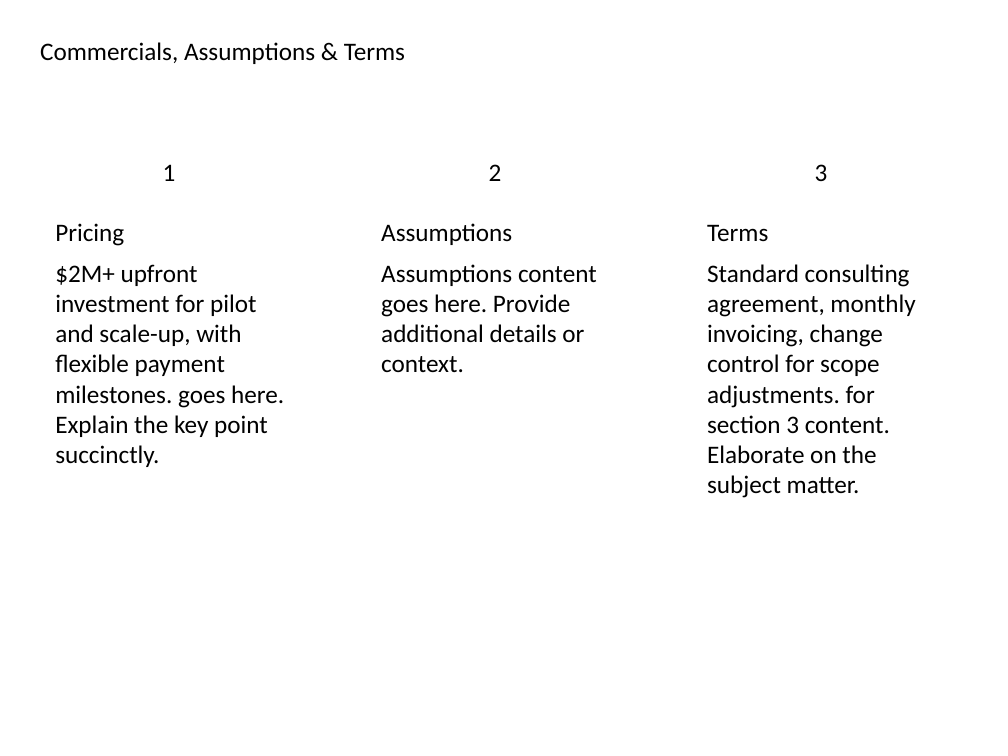
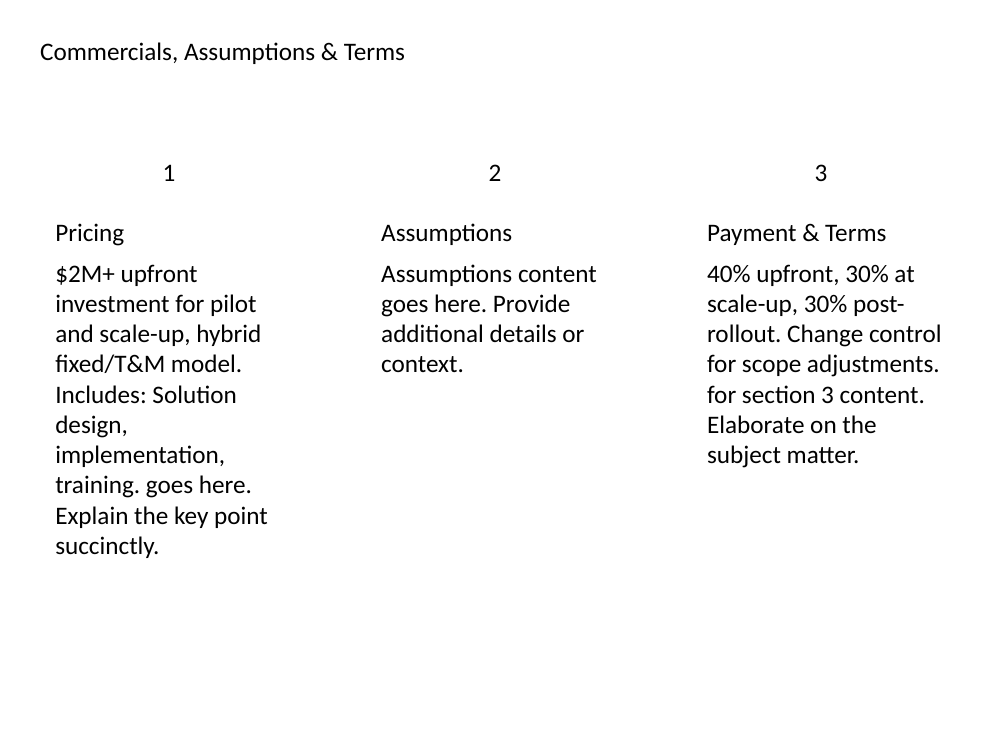
Before and after one commit to vedant1811/kenley-create-decks, a slide deck: slide 9 of src/lib/output/GeneratedPresentation.pptx. Drawn at 1008x756 pixels with LibreOffice and Linux fonts; fonts in the diff are those of the drawing. Boxes give left, top, right and bottom in pixels: in the first picture for what was removed or moved away, otherwise in the second. Text is boxed around its words. In the diff, an @@ line names an element or a change of style, - is before the commit and + after.

```diff
--- a/src/lib/output/GeneratedPresentation.pptx
+++ b/src/lib/output/GeneratedPresentation.pptx
@@ text at box(707, 224, 886, 245): text changed @@
-Terms
+Payment & Terms
@@ text at box(55, 264, 268, 558): text changed @@
-$2M+ upfront investment for pilot and scale-up, with flexible payment milestones. goes here. Explain the key point succinctly.
+$2M+ upfront investment for pilot and scale-up, hybrid fixed/T&M model. Includes: Solution design, implementation, training. goes here. Explain the key point succinctly.
@@ text at box(707, 264, 942, 468): text changed @@
-Standard consulting agreement, monthly invoicing, change control for scope adjustments. for section 3 content. Elaborate on the subject matter.
+40% upfront, 30% at scale-up, 30% post-rollout. Change control for scope adjustments. for section 3 content. Elaborate on the subject matter.
```
Also in this commit, not shown: 6 other slides changed, 2 slides added, 2 slides removed, 3 other files.
